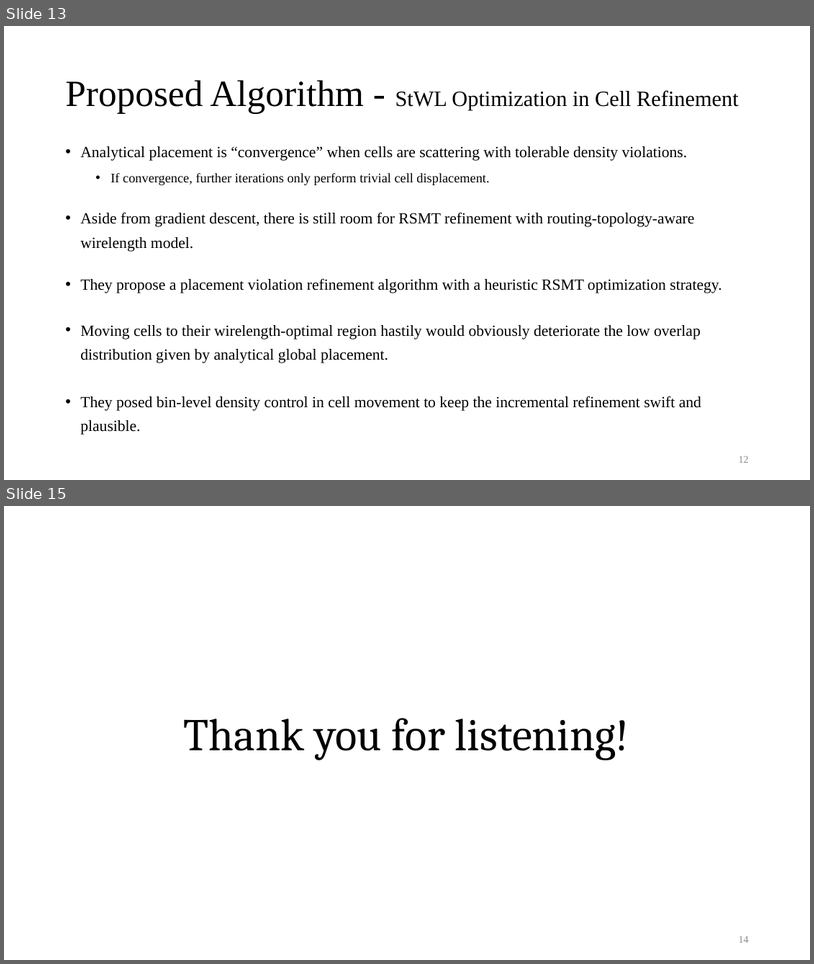
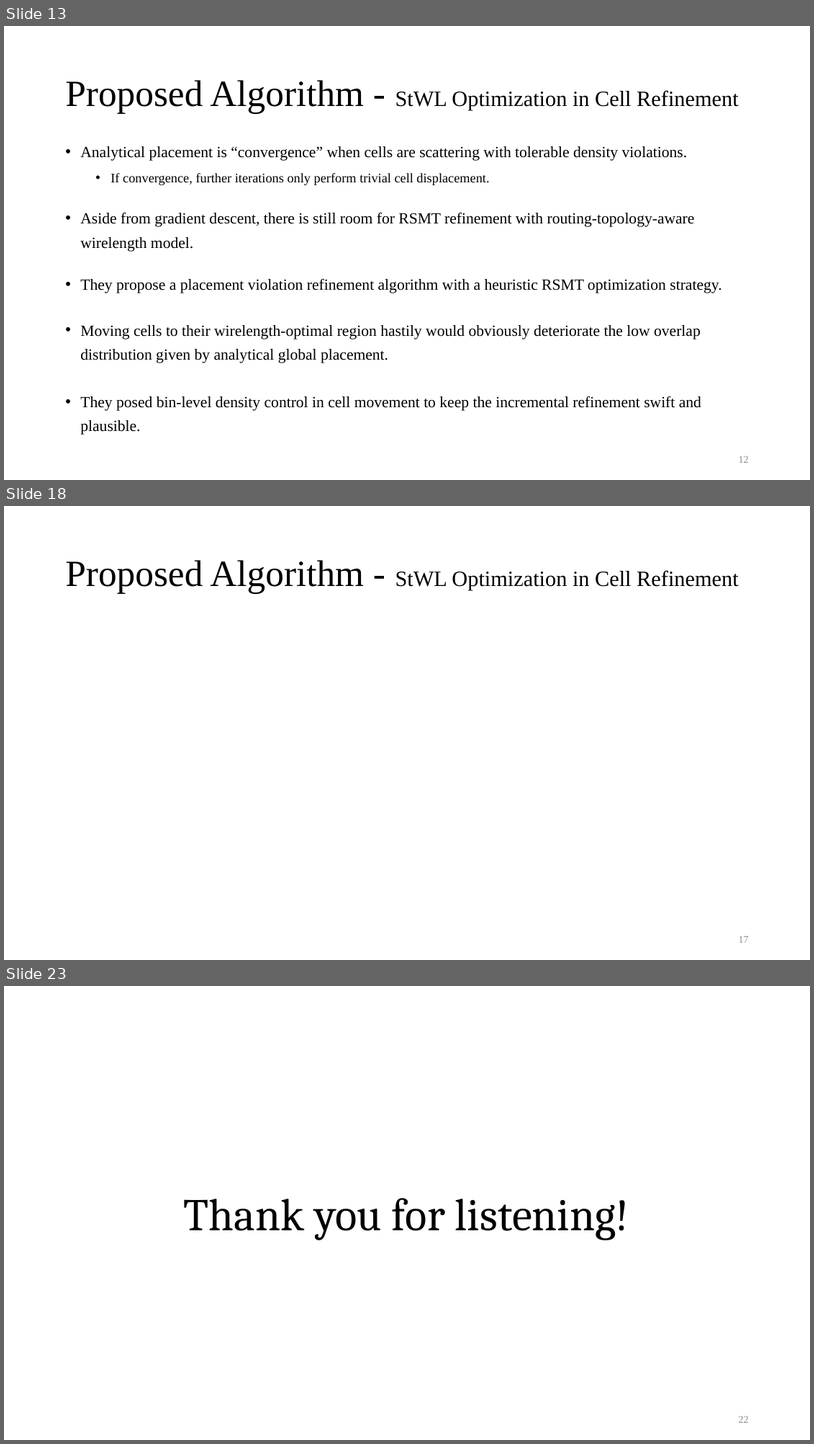
Before and after one commit to Pacific-Feng-Studuies/Studied-Papers, a slide deck: GM/Placement/An Analytical Placement Algorithm with Routing topology Optimization/An Analytical Placement Algorithm with Routing topology Optimization.pptx. Shown one above the other, each under a label of ours: slides 13 and 15 before the commit, slides 13, 18 and 23 after it; the slides between them are not shown. The pictures are 814x964 and 814x1444 pixels, drawn with LibreOffice and Linux fonts; fonts in the diff are those of the drawing; grey boxes stand for pictures. Boxes give left, top, right and bottom in pixels: in the first picture for what was removed or moved away, otherwise in the second. Text is boxed around its words. In the diff, an @@ line names an element or a change of style, - is before the commit and + after.

```diff
--- a/GM/Placement/An Analytical Placement Algorithm with Routing topology Optimization/An Analytical Placement Algorithm with Routing topology Optimization.pptx
+++ b/GM/Placement/An Analytical Placement Algorithm with Routing topology Optimization/An Analytical Placement Algorithm with Routing topology Optimization.pptx
@@ slide 18 added at (4, 506, 810, 960), background #FFFFFF @@
@@ title added at (65, 560, 738, 593), 26 pt, text #000000 @@
+Proposed Algorithm - StWL Optimization in Cell Refinement
@@ page number added at (739, 936, 749, 942), 12 pt, text #8C8C8C @@
+17
@@ what was slide 15 is now slide 23 @@
@@ page number at (739, 1416, 749, 1422): text changed @@
-14
+22
```
Also in this commit, not shown: 1 slide changed, 7 other slides added.
